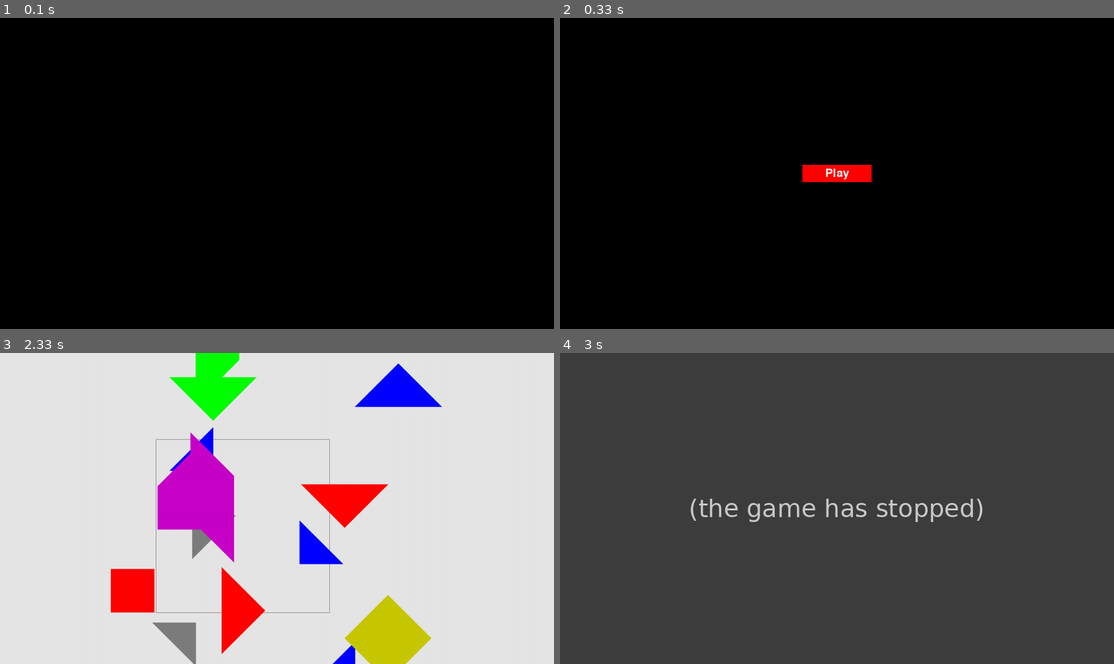
Above: before the commit, frames 1-4 (two rows, left to right).
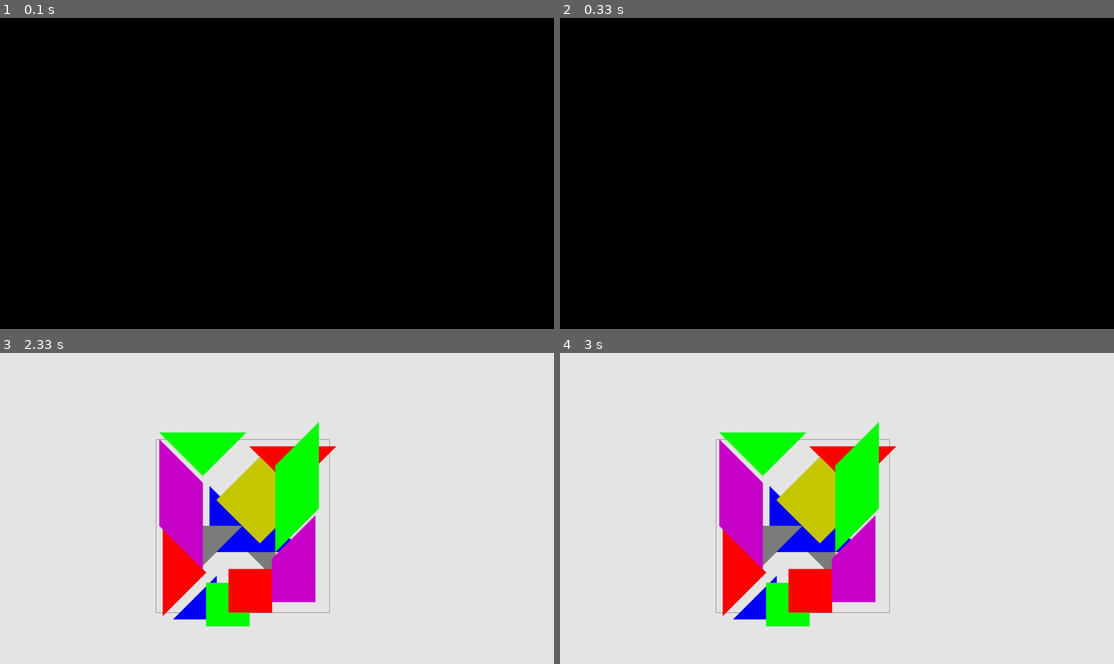
Above: after the commit, the same moments.

Repository: dradav97/TangramPygame
Game: pygame game, started from menu/main.py
Two runs of this game, one before a commit and one after it. Both use one fixed random seed, a clock stepped at 60 frames per second and the inputs below.
Inputs:
- Up to frame 1 (0.1 s): no input
- Up to frame 2 (0.33 s): no input
- Up to frame 3 (2.33 s): tap A at 0.83 s; click "Play" at 1.85 s
- Up to frame 4 (3 s): tap 1 at 2.8 s

Frame 1 is identical in both runs. In frame 2, 0.7% of the frame differs, in the area x 43-57%, y 47-53%; in frame 3, 21%; in frame 4, 100%, in the area x 0-100%, y 0-100%.
Before the commit the program exited at 2.8 s; later frames show no game.

Commit message:
programa ya funciona con base de conocimiento

Diff:
--- a/menu/Shape.py
+++ /dev/null
@@ -1,37 +0,0 @@
-import pygame
-
-class Shape():
-    def __init__(self, a_game, color, pos, points):
-        self.screen = a_game.screen
-        self.x = 0
-        self.y = 0
-        self.color = color
-        self.points = points
-
-
-
-
-
-    def movex(self,direction):
-        if direction:
-            pass
-        else:
-            pass
-
-
-    def movey(self,direction):
-        if direction:
-            pass
-        else:
-            pass
-
-    def rotate(self):
-        pass
-
-
-
-    def draw(self):
-
-        print(self.points)
-        pygame.draw.polygon(self.screen, self.color,(self.points[0],self.points[1],self.points[2],self.points[3]))
-        pass
--- a/menu/example_colision.py
+++ /dev/null
@@ -1,45 +0,0 @@
-import pygame as pg
-import sys
-from collision import *
-
-SCREENSIZE = (500,500)
-
-screen = pg.display.set_mode(SCREENSIZE, pg.DOUBLEBUF|pg.HWACCEL)
-
-v = Vector
-
-p0 = Concave_Poly(v(0,0), [v(-80,0), v(-20,20), v(0,80), v(20,20), v(80,0),  v(20,-20), v(0,-80), v(-20,-20)])
-p1 = Concave_Poly(v(500,500), [v(-80,0), v(-20,20), v(0,80), v(20,20), v(80,0),  v(20,-20), v(0,-80), v(-20,-20)])
-
-clock = pg.time.Clock()
-
-while 1:
-    for event in pg.event.get():
-        if event.type == pg.QUIT:
-            sys.exit()
-
-    screen.fill((0,0,0))
-
-    p0.pos.x += 1
-    p0.pos.y += 0.75
-    p0.angle += 0.005
-    p1.pos.x -= 0.6
-    p1.pos.y -= 0.5
-
-    p0c, p1c, p2c = (0,255,255),(0,255,255),(0,255,255)
-    p0bc = (255,255,255)
-    p1bc = (255,255,255)
-
-    if collide(p0,p1): p1c = (255,0,0); p0c = (255,0,0);
-    if test_aabb(p0.aabb,p1.aabb): p1bc = (255,0,0); p0bc = (255,0,0);
-
-    pg.draw.polygon(screen, p0c, p0.points, 3)
-    pg.draw.polygon(screen, p1c, p1.points, 3)
-
-    pg.draw.polygon(screen, p0bc, (p0.aabb[0],p0.aabb[1],p0.aabb[3],p0.aabb[2]), 3)
-    pg.draw.polygon(screen, p1bc, (p1.aabb[0],p1.aabb[1],p1.aabb[3],p1.aabb[2]), 3)
-
-    pg.display.flip()
-
-
-    clock.tick(100)
--- a/menu/example_mouse_drag.py
+++ /dev/null
@@ -1,20 +0,0 @@
-import pygame
-import sys
-
-from pygame.constants import MOUSEBUTTONUP
-
-pygame.init()
-screen = pygame.display.set_mode((800,600))
-
-x,y = 100,1000
-
-while True:
-    screen.fill((255,255,255))
-    for event in pygame.event.get():
-        if event.type == pygame.QUIT: sys.exit()
-
-    if pygame.mouse.get_pressed()[0]:
-        x,y = pygame.mouse.get_pos()
-
-    pygame.draw.circle(screen, (50,150,250),(x,y),30,2)
-    pygame.display.flip()
--- a/menu/figures/Quadrilateral.py
+++ b/menu/figures/Quadrilateral.py
@@ -3,14 +3,16 @@
 import pygame
 import random as rm
 import math
+from copy import deepcopy
 
 class Quadrilateral:
-    def __init__(self, vertex_a, vertex_b, vertex_c, vertex_d, center, screen, color):
-        self.origin_a = vertex_a
-        self.origin_b = vertex_b
-        self.origin_c = vertex_c
-        self.origin_d = vertex_d
-        self.origin_center = center
+    def __init__(self, vertex_a, vertex_b, vertex_c, vertex_d, center, screen, color, name):
+        self.name = name
+        self.origin_a = deepcopy(vertex_a)
+        self.origin_b = deepcopy(vertex_b)
+        self.origin_c = deepcopy(vertex_c)
+        self.origin_d = deepcopy(vertex_d)
+        self.origin_center = deepcopy(center)
         self._vertex_a = vertex_a
         self._vertex_b = vertex_b
         self._vertex_c = vertex_c
@@ -18,12 +20,12 @@
         self._center = center
         self.screen = screen
         self.delta = 10
+        self.range =5
         self.color = color
         self.pos_random()
         self.control= False
 
     def toOrigin(self):
-        print('entra')
         self._vertex_a.x = self.origin_a.x
         self._vertex_a.y = self.origin_a.y
         self._vertex_b.x = self.origin_b.x
@@ -45,14 +47,18 @@
         self.vertex_c = self.rotate_vertex(self.vertex_c.x-self.center.x, self.vertex_c.y-self.center.y, grades)
         self.vertex_d = self.rotate_vertex(self.vertex_d.x - self.center.x, self.vertex_d.y - self.center.y, grades)
 
+    def toString(self):
+        return str(self.vertex_a.x)+","+str(self.vertex_a.y)+"|"+str(self.vertex_b.x)+","+str(self.vertex_b.y)+"|"+str(self.vertex_c.x)+","+str(self.vertex_c.y)+"|"+str(self.vertex_d.x)+","+str(self.vertex_d.y)
+
+
     def rotate_vertex(self, x, y, alpha):
         new_y = x*sin(alpha) + y*cos(alpha)
         new_x = x*cos(alpha) - y*sin(alpha)
         return Vertex([new_x+self.center.x, new_y+self.center.y])
 
     def pos_random(self):
-        rx = rm.randint(-50, 50) * self.delta
-        ry = rm.randint(-50, 50) * self.delta
+        rx = rm.randint(self.range*(-1), self.range) * self.delta
+        ry = rm.randint(self.range*(-1), self.range) * self.delta
         #print(' '+str(rx)+'--'+str(ry))
         self._vertex_a.x = self.vertex_a.x + rx
         self._vertex_b.x = self.vertex_b.x + rx
@@ -113,6 +119,10 @@
     def center(self):
         return self._center
 
+    @property
+    def origincenter(self):
+        return self.origin_center
+
     @vertex_a.setter
     def vertex_a(self, value):
         self._vertex_a = value
--- a/menu/figures/Triangle.py
+++ b/menu/figures/Triangle.py
@@ -4,21 +4,39 @@
 import pygame
 import random as rm
 import math
-
+from copy import deepcopy
 
 class Triangle:
 
-    def __init__(self, vertex_a, vertex_b, vertex_c, center, screen, color):
-
+    def __init__(self, vertex_a, vertex_b, vertex_c, center, screen, color, name):
+        self.name = name
+        self.origin_a = deepcopy(vertex_a)
+        self.origin_b = deepcopy(vertex_b)
+        self.origin_c = deepcopy(vertex_c)
+        self.origin_center = deepcopy(center)
         self._vertex_a = vertex_a
         self._vertex_b = vertex_b
         self._vertex_c = vertex_c
         self._center = center
         self.screen = screen
         self.delta = 10
+        self.range =5
         self.color = color
         self.pos_random()
         self.control= False
+
+    def toOrigin(self):
+        self._vertex_a.x = self.origin_a.x
+        self._vertex_a.y = self.origin_a.y
+        self._vertex_b.x = self.origin_b.x
+        self._vertex_b.y = self.origin_b.y
+        self._vertex_c.x = self.origin_c.x
+        self._vertex_c.y = self.origin_c.y
+        self._center.x = self.origin_center.x
+        self._center.y = self.origin_center.y
+
+    def toString(self):
+        return str(self.vertex_a.x)+","+str(self.vertex_a.y)+"|"+str(self.vertex_b.x)+","+str(self.vertex_b.y)+"|"+str(self.vertex_c.x)+","+str(self.vertex_c.y)
 
     def rotate(self):
         grades= 1.5708
@@ -35,8 +53,8 @@
         pygame.draw.polygon(self.screen, self.color, (self.vertex_a.vertex, self.vertex_b.vertex, self.vertex_c.vertex))
 
     def pos_random(self):
-        rx = rm.randint(-50, 50)  *self.delta
-        ry = rm.randint(-50, 50) *self.delta
+        rx = rm.randint(self.range*(-1), self.range) * self.delta
+        ry = rm.randint(self.range*(-1), self.range) * self.delta
 
         self._vertex_a.x = self.vertex_a.x + rx
         self._vertex_b.x = self.vertex_b.x + rx
@@ -107,3 +125,7 @@
     def point_distance(self, point2):
         d = math.pow(math.pow((self.vertex_a[0]-point2[0]),2)+math.pow((self.vertex_a[0]-point2[0]),2))
         return d
+
+    @property
+    def origincenter(self):
+        return self.origin_center
--- /dev/null
+++ b/menu/files.py
@@ -0,0 +1,32 @@
+def read(figura):
+    ar1 =[]
+    with open("./knowlege_base/"+figura, "r", encoding="utf-8") as f:
+
+        for line in f:
+            array = line.split("|")
+            ficha =[]
+            for part in array:
+
+                pair = part.split(",")
+
+                #print("----")
+                #print(pair[1])
+                out= [pair[0],pair[1].replace("\n","")]
+                ficha.append(out)
+            ar1.append(ficha)
+        #print(ar1)
+    return ar1
+
+
+def write(figura, text):
+    with open("./knowlege_base/"+figura, "a", encoding="utf-8") as f:
+        f.write(text)
+        f.write("\n")
+
+    pass
+
+def run():
+    read()
+
+if __name__ == '__main__':
+    run()
--- a/menu/main.py
+++ b/menu/main.py
@@ -8,7 +8,7 @@
 from figures.Vertex import Vertex
 import numpy as np
 from copy import deepcopy
-import time
+from files import read,write
 
 
 class TangramGame:
@@ -41,6 +41,7 @@
         self.win_button = Button(self,"Felicitaciones has completado el tangram")
         #self.tq = Quadrilateral(Vertex([10, 30]), Vertex([10, 80]), Vertex([90, 80]), Vertex([90, 30]), Vertex([10, 30]), self.screen)
         self.algo = True
+        self.terminado = True
         self.factor = 5
         self.lado = 90
         self.arriba = 50
@@ -64,22 +65,22 @@
         self.d = Vertex(np.array([self.lado+100,self.arriba+ 100]) * self.factor)
 
 
-        self.tq = Triangle(deepcopy(self.a), deepcopy(self.j), deepcopy(self.n), deepcopy(self.a), self.screen, self.GREEN)
-        self.tw = Triangle(deepcopy(self.n), deepcopy(self.i), deepcopy(self.b), deepcopy(self.n), self.screen, self.RED)
-        self.ty = Triangle(deepcopy(self.j), deepcopy(self.r), deepcopy(self.f), deepcopy(self.j), self.screen, self.BLUE)
-        self.tu = Triangle(deepcopy(self.i), deepcopy(self.f), deepcopy(self.q), deepcopy(self.i), self.screen, self.BLUE)
-        self.ti = Triangle(deepcopy(self.r), deepcopy(self.o), deepcopy(self.f), deepcopy(self.r), self.screen, self.VIOLET)
-        self.to = Triangle(deepcopy(self.f), deepcopy(self.p), deepcopy(self.q), deepcopy(self.f), self.screen, self.VIOLET)
-        self.tp = Triangle(deepcopy(self.f), deepcopy(self.o), deepcopy(self.p), deepcopy(self.f), self.screen, self.BLUE)
-        self.ta = Triangle(deepcopy(self.l), deepcopy(self.c), deepcopy(self.o), deepcopy(self.l), self.screen, self.RED)
-        self.ts = Triangle(deepcopy(self.o), deepcopy(self.c), deepcopy(self.h), deepcopy(self.o), self.screen, self.BLUE)
-
-        self.tr = Quadrilateral(deepcopy(self.n), deepcopy(self.j), deepcopy(self.f), deepcopy(self.i), deepcopy(self.n), self.screen,self.ORANGE)
-        self.te = Quadrilateral(deepcopy(self.a), deepcopy(self.l), deepcopy(self.o), deepcopy(self.j), deepcopy(self.a), self.screen,self.YELLOW)
-        self.tt = Quadrilateral(deepcopy(self.b), deepcopy(self.i), deepcopy(self.p), deepcopy(self.m), deepcopy(self.b), self.screen,self.GREEN )
-        self.td = Quadrilateral(deepcopy(self.o), deepcopy(self.h), deepcopy(self.t), deepcopy(self.s), deepcopy(self.o), self.screen,self.GREEN)
-        self.tf = Quadrilateral(deepcopy(self.s), deepcopy(self.t), deepcopy(self.k), deepcopy(self.p), deepcopy(self.s), self.screen,self.RED)
-        self.tg = Quadrilateral(deepcopy(self.m), deepcopy(self.p), deepcopy(self.k), deepcopy(self.d), deepcopy(self.m), self.screen,self.YELLOW)
+        self.tq = Triangle(deepcopy(self.a), deepcopy(self.j), deepcopy(self.n), deepcopy(self.a), self.screen, self.GREEN,"tq")
+        self.tw = Triangle(deepcopy(self.n), deepcopy(self.i), deepcopy(self.b), deepcopy(self.n), self.screen, self.RED,"tw")
+        self.ty = Triangle(deepcopy(self.j), deepcopy(self.r), deepcopy(self.f), deepcopy(self.j), self.screen, self.BLUE,"ty")
+        self.tu = Triangle(deepcopy(self.i), deepcopy(self.f), deepcopy(self.q), deepcopy(self.i), self.screen, self.BLUE,"tu")
+        self.ti = Triangle(deepcopy(self.r), deepcopy(self.o), deepcopy(self.f), deepcopy(self.r), self.screen, self.VIOLET,"ti")
+        self.to = Triangle(deepcopy(self.f), deepcopy(self.p), deepcopy(self.q), deepcopy(self.f), self.screen, self.VIOLET,"to")
+        self.tp = Triangle(deepcopy(self.f), deepcopy(self.o), deepcopy(self.p), deepcopy(self.f), self.screen, self.BLUE,"tp")
+        self.ta = Triangle(deepcopy(self.l), deepcopy(self.c), deepcopy(self.o), deepcopy(self.l), self.screen, self.RED,"ta")
+        self.ts = Triangle(deepcopy(self.o), deepcopy(self.c), deepcopy(self.h), deepcopy(self.o), self.screen, self.BLUE,"ts")
+
+        self.tr = Quadrilateral(deepcopy(self.n), deepcopy(self.j), deepcopy(self.f), deepcopy(self.i), deepcopy(self.n), self.screen,self.ORANGE,"tr")
+        self.te = Quadrilateral(deepcopy(self.a), deepcopy(self.l), deepcopy(self.o), deepcopy(self.j), deepcopy(self.a), self.screen,self.YELLOW,"te")
+        self.tt = Quadrilateral(deepcopy(self.b), deepcopy(self.i), deepcopy(self.p), deepcopy(self.m), deepcopy(self.b), self.screen,self.GREEN,"tt")
+        self.td = Quadrilateral(deepcopy(self.o), deepcopy(self.h), deepcopy(self.t), deepcopy(self.s), deepcopy(self.o), self.screen,self.GREEN,"td")
+        self.tf = Quadrilateral(deepcopy(self.s), deepcopy(self.t), deepcopy(self.k), deepcopy(self.p), deepcopy(self.s), self.screen,self.RED,"tf")
+        self.tg = Quadrilateral(deepcopy(self.m), deepcopy(self.p), deepcopy(self.k), deepcopy(self.d), deepcopy(self.m), self.screen,self.YELLOW,"tg")
 
         self.f1 = [
             [self.tq, self.a],
@@ -103,7 +104,7 @@
         #
         while True:
             # time of frames
-            self.clock.tick(5)
+            self.clock.tick(1)
 
 
 
@@ -151,8 +152,9 @@
                     if event.key == pygame.K_g:
                         self.tg.control = True
                     if event.key == pygame.K_1:
+                        self.tr.toOrigin()
                         print("\n\nFelicitaciones completaste el tangram!!!!!!!\n\n")
-                        sys.exit()
+
 
 
 
@@ -407,19 +409,73 @@
         pygame.draw.rect(self.screen,self.color_brown, [90*self.factor, 50*self.factor, 100*self.factor+2, 100* self.factor+2],1)
 
     def validateCard(self, card, pos_final):
-
-
-        if card.center.x > pos_final.x:
-            card.move_l
-
-        if card.center.y > pos_final.y:
-            card.move_u
-
-        if card.center.x < pos_final.x:
-            card.move_r
-
-        if card.center.y < pos_final.y:
-            card.move_d
+        if(self.terminado):
+            variable = read(card.name)
+            if(self.validatePreviosPoint(variable,card.center.vertex)):
+                card.toOrigin()
+            write(card.name,card.toString())
+
+
+            if card.center.x > pos_final.x:
+                card.move_l
+
+            if card.center.y > pos_final.y:
+                card.move_u
+
+            if card.center.x < pos_final.x:
+                card.move_r
+
+            if card.center.y < pos_final.y:
+                card.move_d
+
+        if (self.validateCardFinish()):
+            if self.terminado:
+                print('termino')
+                self.terminado = False
+
+    def validatePreviosPoint(self,arreglo, centro_comparar):
+        out = True
+        #print('------------------------------------------------------------------------')
+        #print(arreglo)
+        #print(len(arreglo))
+        #print(centro_comparar)
+        for i in range(len(arreglo)):
+            #print("$$")
+            #print(i)
+            #print("##")
+            #print(arreglo[i])
+            #print(arreglo[i][0])
+            #print(centro_comparar[0])
+            #print("##")
+            if (int(arreglo[i][0][0]==centro_comparar[0])):
+                if (int(arreglo[i][0][1]==centro_comparar[1])):
+                    print('@@@@@@@@@@@@@@@@@@@@@@@@@@@@@@@@@@@@@@@@@ Se encontro una coincidencia @@@@@@@@@@@@@@@@@@@@@@@@@@@@')
+
+                else:
+                    out = False
+            else:
+                out = False
+        #print('----------')
+        return out
+
+
+    def validateCardFinish (self):
+        out = True
+        for i in self.f1:
+            if(i[0].center.x == i[0].origincenter.x):
+                if(i[0].center.y == i[0].origincenter.y):
+                    pass
+                else:
+                    return False
+            else:
+                return False
+        return out
+
+
+
+
+
+
 
 
 
Not shown, added: menu/knowlege_base/ta
Not shown, added: menu/knowlege_base/td
Not shown, added: menu/knowlege_base/te
Not shown, added: menu/knowlege_base/tf
Not shown, added: menu/knowlege_base/tg
Not shown, added: menu/knowlege_base/ti
Not shown, added: menu/knowlege_base/to
Not shown, added: menu/knowlege_base/tp
Not shown, added: menu/knowlege_base/tq
Not shown, added: menu/knowlege_base/tr
Not shown, added: menu/knowlege_base/ts
Not shown, added: menu/knowlege_base/tt
(and 3 more such lines)
